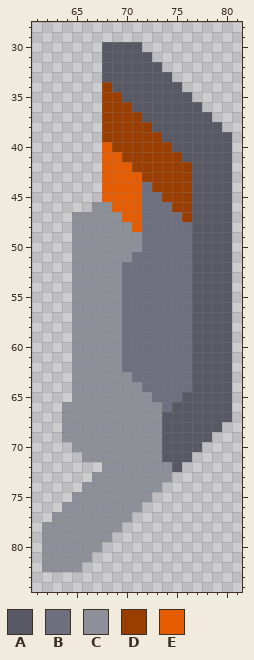
Edited in one commit: sprite sheet (sprites/blocks/turrets/artiglieria/artiglieria-blade-l.png). Above is the file before it was changed.
The file is 96x96 pixels. Colours within 5 levels of each other are drawn and written as one. Shown: x 61..81, y 28..84.
Palette (. is transparent): A #585965  B #6e7080  C #8e9099  D #993e00  E #e65c00
Pixels before, first column x 62:
30 ......AAAA.........
31 ......AAAAA........
32 ......AAAAAA.......
33 ......AAAAAAA......
34 ......DAAAAAAA.....
35 ......DDAAAAAAA....
36 ......DDDAAAAAAA...
37 ......DDDDAAAAAAA..
38 ......DDDDDAAAAAAA.
39 ......DDDDDDAAAAAAA
40 ......EDDDDDDAAAAAA
41 ......EEDDDDDDAAAAA
42 ......EEEDDDDDDAAAA
43 ......EEEEDDDDDAAAA
44 ......EEEEBDDDDAAAA
45 ......EEEEBBDDDAAAA
46 .....CCEEEBBBDDAAAA
47 ...CCCCCEEBBBBDAAAA
48 ...CCCCCCEBBBBBAAAA
49 ...CCCCCCCBBBBBAAAA
50 ...CCCCCCCBBBBBAAAA
51 ...CCCCCCBBBBBBAAAA
52 ...CCCCCBBBBBBBAAAA
53 ...CCCCCBBBBBBBAAAA
54 ...CCCCCBBBBBBBAAAA
55 ...CCCCCBBBBBBBAAAA
56 ...CCCCCBBBBBBBAAAA
57 ...CCCCCBBBBBBBAAAA
58 ...CCCCCBBBBBBBAAAA
59 ...CCCCCBBBBBBBAAAA
60 ...CCCCCBBBBBBBAAAA
61 ...CCCCCBBBBBBBAAAA
62 ...CCCCCBBBBBBBAAAA
63 ...CCCCCCBBBBBBAAAA
64 ...CCCCCCCBBBBBAAAA
65 ...CCCCCCCCBBBAAAAA
66 ..CCCCCCCCCCBAAAAAA
67 ..CCCCCCCCCCAAAAAAA
68 ..CCCCCCCCCCAAAAAA.
69 ..CCCCCCCCCCAAAAA..
70 ...CCCCCCCCCAAAA...
71 ....CCCCCCCCAAA....
72 ......CCCCCCCA.....
73 .....CCCCCCCC......
74 ....CCCCCCCC.......
75 ...CCCCCCCC........
76 ..CCCCCCCC.........
77 .CCCCCCCC..........
78 CCCCCCCC...........
79 CCCCCCC............
80 CCCCCC.............
81 CCCCC..............
82 CCCC...............
Now the later version:
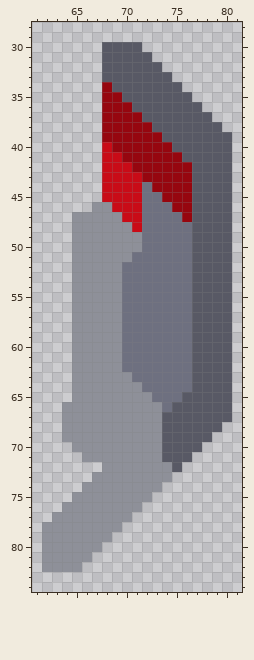
The edit:
Colour D changes from #993e00 to #96060f.
Colour E changes from #e65c00 to #c90b17.
Changed places in both pictures, as pixel boxes (x1, y1, x2, y2):
changed: (102, 82, 192, 232)
